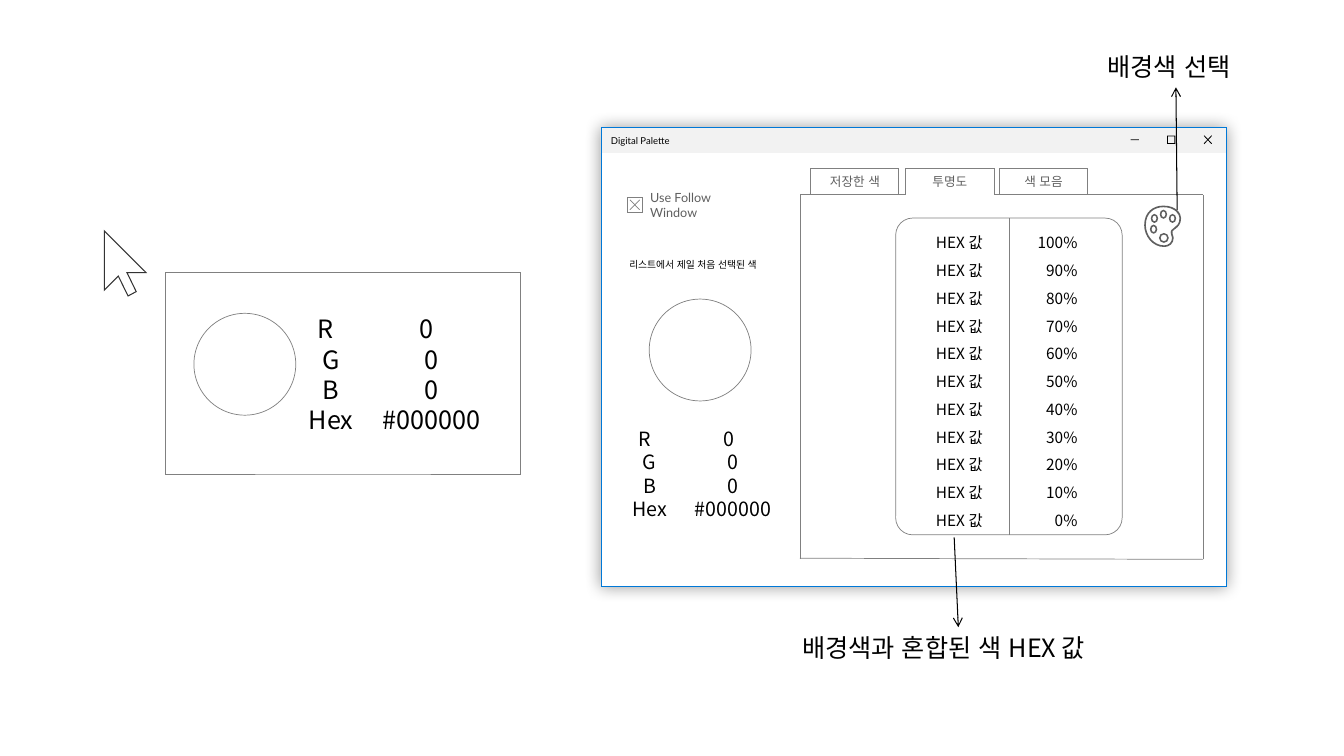
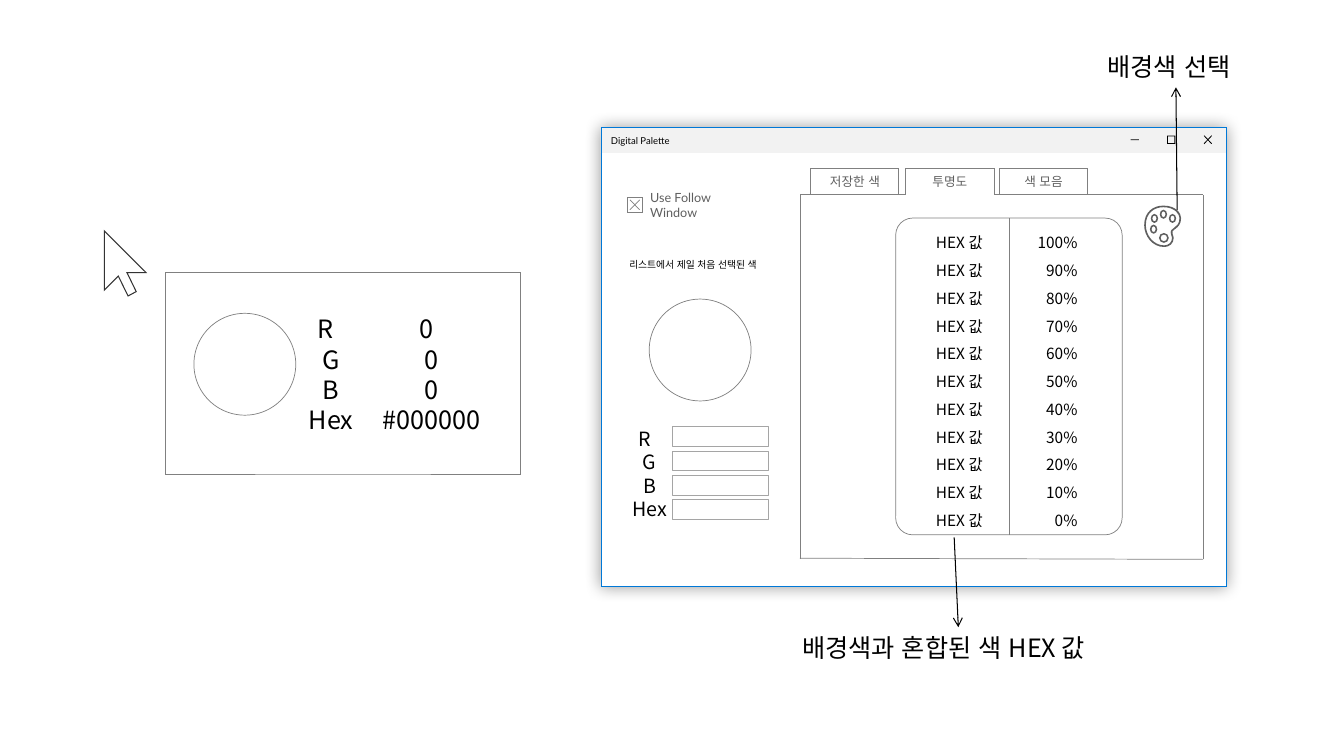
Before and after one commit to whyj107/WPF, a slide deck: slide 3 of DigitalPalette/Digital Palette.pptx. Drawn at 1344x756 pixels with LibreOffice and Linux fonts; fonts in the diff are those of the drawing. Boxes give left, top, right and bottom in pixels: in the first picture for what was removed or moved away, otherwise in the second. Text is boxed around its words. In the diff, an @@ line names an element or a change of style, - is before the commit and + after.

```diff
--- a/DigitalPalette/Digital Palette.pptx
+++ b/DigitalPalette/Digital Palette.pptx
@@ rectangle added at (x1=673, y1=426, x2=768, y2=447), outline #A5A5A5 0.75 pt @@
@@ text removed at (x1=695, y1=431, x2=771, y2=517) @@
-0
-0
-0
-#000000
@@ rectangle added at (x1=673, y1=451, x2=768, y2=471), outline #A5A5A5 0.75 pt @@
@@ rectangle added at (x1=673, y1=476, x2=768, y2=496), outline #A5A5A5 0.75 pt @@
@@ rectangle added at (x1=673, y1=500, x2=768, y2=520), outline #A5A5A5 0.75 pt @@
```
Also in this commit, not shown: 2 other slides changed, 31 other files.
